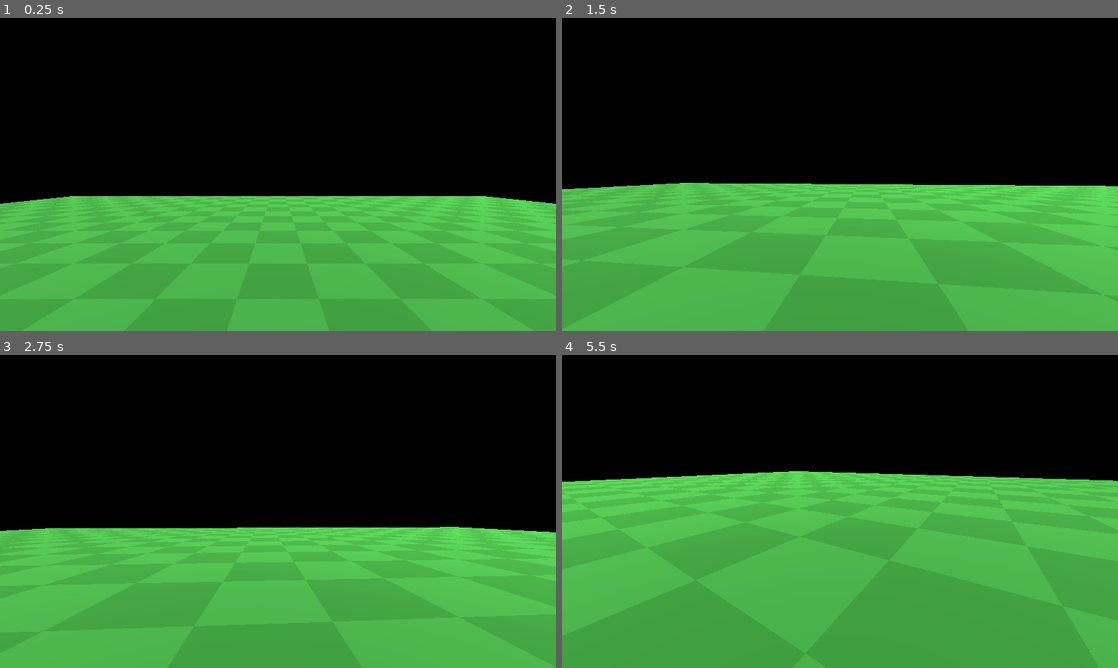
Above: before the commit, frames 1-4 (two rows, left to right).
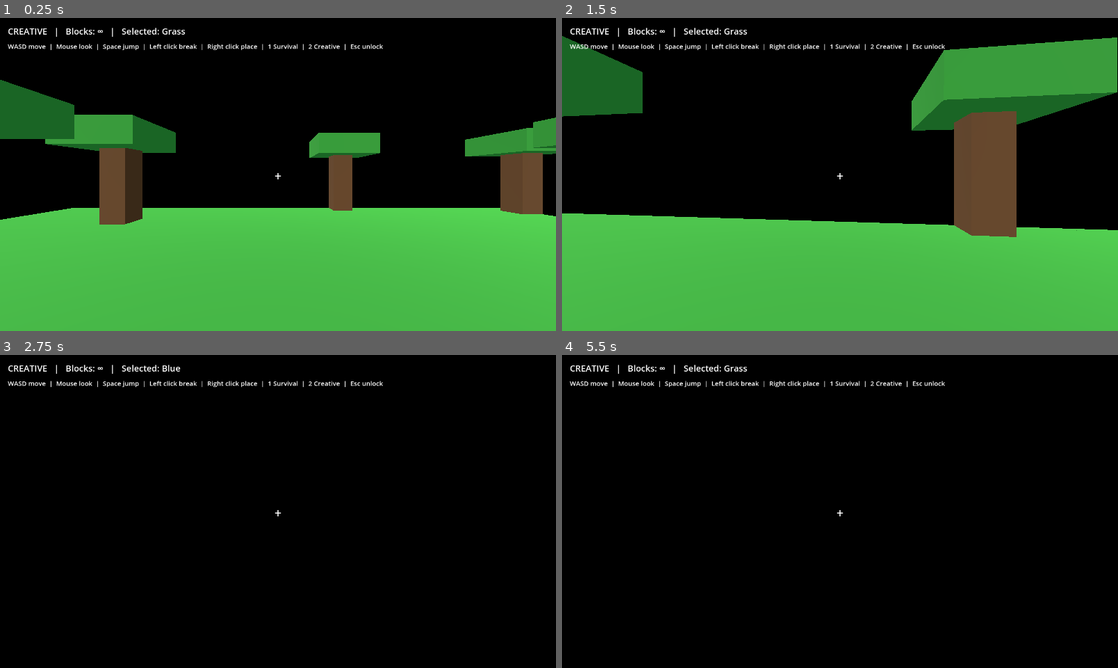
Above: after the commit, the same moments.

Repository: aliayoub5673-cyber/Minecraftgame
Game: Godot game, scene res://scenes/main.tscn
Two runs of this game, one before a commit and one after it. Both use one fixed random seed, a clock stepped at 60 frames per second and the inputs below.
Inputs (mouse positions are in pixels of both pictures, inside the frame that each line leads up to):
- Up to frame 1 (0.25 s): no input
- Up to frame 2 (1.5 s): tap Enter at 0.5 s; move the mouse to (867, 174) at 0.52 s; hold Up (ui_up) from 0.53 s (still down); tap 1 at 0.6 s; click (867, 174) at 0.67 s; tap Space at 0.77, 1.07 s; tap 2 at 0.8, 1.35 s; move the mouse to (812, 174) at 1.27 s; click (812, 174) at 1.42 s
- Up to frame 3 (2.75 s): keep holding Up (ui_up); tap Space at 1.52, 1.82 s; tap 3 at 1.55, 2.1 s; move the mouse to (289, 505) at 2.02 s; click (289, 505) at 2.17 s; tap 6 at 2.3 s
- Up to frame 4 (5.5 s): tap Space at 2.75, 3.02, 3.05, 3.32, 4.52, 4.82 s; move the mouse to (834, 517) at 2.77 s; tap 6 at 2.85 s; click (834, 517) at 2.92 s; move the mouse to (878, 514) at 3.52 s; hold Space 3.53-4.28 s; click (878, 514) at 3.67 s; tap 1 at 3.8, 4.35 s; tap Escape at 4.15 s; move the mouse to (673, 464) at 4.27 s; release Up (ui_up) at 4.28 s; hold Left (ui_left) 4.28-5.03 s; click (673, 464) at 4.42 s; tap 2 at 4.55, 5.1 s; move the mouse to (845, 511) at 5.02 s; hold Up (ui_up) from 5.03 s (still down); click (845, 511) at 5.17 s; tap 3 at 5.3 s

The runs differ from the first frame. In frame 1, 15% of the frame differs, in the area x 0-100%, y 3-81%; in frame 2, 26%; in frame 3, 45%; in frame 4, 62%, in the area x 0-100%, y 3-100%.

Commit message:
Start fresh: rebuild Minecraftgame as a clean voxel sandbox

Diff:
--- a/scenes/main.tscn
+++ b/scenes/main.tscn
@@ -1,6 +1,6 @@
 [gd_scene load_steps=2 format=3]
 
-[ext_resource type="Script" path="res://scripts/world.gd" id="1"]
+[ext_resource type="Script" path="res://scripts/game.gd" id="1"]
 
-[node name="World" type="Node3D"]
+[node name="Game" type="Node3D"]
 script = ExtResource("1")
--- /dev/null
+++ b/scripts/game.gd
@@ -0,0 +1,195 @@
+extends Node3D
+
+const RADIUS := 12
+const REACH := 8.0
+var blocks: Dictionary = {}
+var block_meshes: Dictionary = {}
+var selected_type := 0
+var creative := true
+var inventory := 24
+var camera: Camera3D
+var player: CharacterBody3D
+var hud: Label
+var info: Label
+var block_materials: Array[Material] = []
+
+func _ready() -> void:
+    _make_materials()
+    _make_world()
+    _make_player()
+    _make_hud()
+    Input.mouse_mode = Input.MOUSE_MODE_CAPTURED
+
+func _make_materials() -> void:
+    for c in [Color(0.22,0.62,0.20), Color(0.42,0.27,0.14), Color(0.48,0.49,0.52), Color(0.18,0.38,0.72)]:
+        var m := StandardMaterial3D.new()
+        m.albedo_color = c
+        block_materials.append(m)
+
+func _make_world() -> void:
+    var sun := DirectionalLight3D.new()
+    sun.rotation_degrees = Vector3(-55,-35,0)
+    sun.light_energy = 1.15
+    add_child(sun)
+    var env := WorldEnvironment.new()
+    var e := Environment.new()
+    e.background_mode = Environment.BG_SKY
+    e.sky = Sky.new()
+    e.ambient_light_source = Environment.AMBIENT_SOURCE_COLOR
+    e.ambient_light_color = Color(0.62,0.72,0.86)
+    e.ambient_light_energy = 0.8
+    env.environment = e
+    add_child(env)
+    for x in range(-RADIUS,RADIUS+1):
+        for z in range(-RADIUS,RADIUS+1):
+            var h := 0
+            _add_block(Vector3i(x,h,z),0)
+            if (x * 7 + z * 11) % 37 == 0 and abs(x) > 2 and abs(z) > 2:
+                for y in range(1,4):
+                    _add_block(Vector3i(x,y,z),1)
+                for dx in range(-1,2):
+                    for dz in range(-1,2):
+                        _add_block(Vector3i(x+dx,4,z+dz),0)
+
+func _add_block(cell: Vector3i, kind: int) -> void:
+    if blocks.has(cell):
+        return
+    blocks[cell] = kind
+    var body := StaticBody3D.new()
+    body.position = Vector3(cell) + Vector3(0.5,0.5,0.5)
+    var mesh := MeshInstance3D.new()
+    var cube := BoxMesh.new()
+    cube.size = Vector3.ONE
+    mesh.mesh = cube
+    mesh.material_override = block_materials[kind]
+    body.add_child(mesh)
+    var collision := CollisionShape3D.new()
+    var shape := BoxShape3D.new()
+    shape.size = Vector3.ONE
+    collision.shape = shape
+    body.add_child(collision)
+    add_child(body)
+    block_meshes[cell] = body
+
+func _remove_block(cell: Vector3i) -> void:
+    if not blocks.has(cell):
+        return
+    block_meshes[cell].queue_free()
+    block_meshes.erase(cell)
+    blocks.erase(cell)
+
+func _make_player() -> void:
+    player = CharacterBody3D.new()
+    player.position = Vector3(0,3,0)
+    var collision := CollisionShape3D.new()
+    var capsule := CapsuleShape3D.new()
+    capsule.radius = 0.35
+    capsule.height = 1.8
+    collision.shape = capsule
+    player.add_child(collision)
+    camera = Camera3D.new()
+    camera.position = Vector3(0,0.62,0)
+    camera.current = true
+    player.add_child(camera)
+    add_child(player)
+
+func _make_hud() -> void:
+    var layer := CanvasLayer.new()
+    add_child(layer)
+    hud = Label.new()
+    hud.position = Vector2(18,16)
+    hud.add_theme_font_size_override("font_size",20)
+    layer.add_child(hud)
+    info = Label.new()
+    info.position = Vector2(18,54)
+    info.add_theme_font_size_override("font_size",15)
+    info.text = "WASD move  |  Mouse look  |  Space jump  |  Left click break  |  Right click place  |  1 Survival  |  2 Creative  |  Esc unlock"
+    layer.add_child(info)
+    var cross := Label.new()
+    cross.text = "+"
+    cross.set_anchors_and_offsets_preset(Control.PRESET_CENTER)
+    cross.position = Vector2(-8,-16)
+    cross.add_theme_font_size_override("font_size",28)
+    layer.add_child(cross)
+    _update_hud()
+
+func _update_hud() -> void:
+    hud.text = ("CREATIVE" if creative else "SURVIVAL") + "   |   Blocks: " + ("∞" if creative else str(inventory)) + "   |   Selected: " + ["Grass","Dirt","Stone","Blue"][selected_type]
+
+func _unhandled_input(event: InputEvent) -> void:
+    if event is InputEventKey and event.pressed and not event.echo:
+        if event.keycode == KEY_ESCAPE:
+            Input.mouse_mode = Input.MOUSE_MODE_VISIBLE
+        elif event.keycode == KEY_1:
+            creative = false
+            _update_hud()
+        elif event.keycode == KEY_2:
+            creative = true
+            _update_hud()
+        elif event.keycode >= KEY_3 and event.keycode <= KEY_6:
+            selected_type = event.keycode - KEY_3
+            _update_hud()
+    if event is InputEventMouseButton and event.pressed:
+        if Input.mouse_mode != Input.MOUSE_MODE_CAPTURED:
+            Input.mouse_mode = Input.MOUSE_MODE_CAPTURED
+        elif event.button_index == MOUSE_BUTTON_LEFT:
+            _break_target()
+        elif event.button_index == MOUSE_BUTTON_RIGHT:
+            _place_target()
+    if event is InputEventMouseMotion and Input.mouse_mode == Input.MOUSE_MODE_CAPTURED:
+        player.rotate_y(-event.relative.x * 0.002)
+        camera.rotate_x(-event.relative.y * 0.002)
+        camera.rotation.x = clamp(camera.rotation.x,-1.5,1.5)
+
+func _target() -> Dictionary:
+    var from := camera.global_position
+    var to := from + (-camera.global_transform.basis.z * REACH)
+    var query := PhysicsRayQueryParameters3D.create(from,to)
+    query.exclude = [player.get_rid()]
+    return get_world_3d().direct_space_state.intersect_ray(query)
+
+func _break_target() -> void:
+    var hit := _target()
+    if hit.is_empty():
+        return
+    var cell := Vector3i(floor(hit.position - hit.normal * 0.01))
+    if blocks.has(cell):
+        _remove_block(cell)
+        if not creative:
+            inventory += 1
+            _update_hud()
+
+func _place_target() -> void:
+    if not creative and inventory <= 0:
+        return
+    var hit := _target()
+    if hit.is_empty():
+        return
+    var cell := Vector3i(floor(hit.position + hit.normal * 0.51))
+    if blocks.has(cell):
+        return
+    var player_cell := Vector3i(floor(player.global_position))
+    if cell == player_cell or cell == player_cell + Vector3i.UP:
+        return
+    _add_block(cell,selected_type)
+    if not creative:
+        inventory -= 1
+        _update_hud()
+
+func _physics_process(delta: float) -> void:
+    if not player.is_on_floor():
+        player.velocity.y -= 20.0 * delta
+    if Input.is_key_pressed(KEY_SPACE) and player.is_on_floor():
+        player.velocity.y = 7.0
+    var v := Vector2.ZERO
+    v.x = Input.get_action_strength("ui_right") - Input.get_action_strength("ui_left")
+    v.y = Input.get_action_strength("ui_up") - Input.get_action_strength("ui_down")
+    if Input.is_key_pressed(KEY_W): v.y = 1.0
+    if Input.is_key_pressed(KEY_S): v.y = -1.0
+    if Input.is_key_pressed(KEY_A): v.x = -1.0
+    if Input.is_key_pressed(KEY_D): v.x = 1.0
+    v = v.normalized()
+    var dir := player.transform.basis * Vector3(v.x,0,-v.y)
+    player.velocity.x = dir.x * 6.0
+    player.velocity.z = dir.z * 6.0
+    player.move_and_slide()
--- a/scripts/player.gd
+++ /dev/null
@@ -1,48 +0,0 @@
-extends CharacterBody3D
-
-const SPEED := 7.0
-const JUMP_VELOCITY := 5.5
-const MOUSE_SENSITIVITY := 0.002
-var gravity: float = 18.0
-var camera: Camera3D
-var pitch := 0.0
-
-func _ready() -> void:
-    var shape := CollisionShape3D.new()
-    var capsule := CapsuleShape3D.new()
-    capsule.radius = 0.45
-    capsule.height = 1.8
-    shape.shape = capsule
-    add_child(shape)
-    camera = Camera3D.new()
-    camera.position = Vector3(0, 0.65, 0)
-    camera.current = true
-    add_child(camera)
-    Input.mouse_mode = Input.MOUSE_MODE_CAPTURED
-
-func _unhandled_input(event: InputEvent) -> void:
-    if event is InputEventMouseMotion and Input.mouse_mode == Input.MOUSE_MODE_CAPTURED:
-        rotate_y(-event.relative.x * MOUSE_SENSITIVITY)
-        pitch = clamp(pitch - event.relative.y * MOUSE_SENSITIVITY, -1.45, 1.45)
-        camera.rotation.x = pitch
-    if event is InputEventKey and event.pressed and event.keycode == KEY_ESCAPE:
-        Input.mouse_mode = Input.MOUSE_MODE_VISIBLE
-    if event is InputEventMouseButton and event.pressed:
-        Input.mouse_mode = Input.MOUSE_MODE_CAPTURED
-
-func _physics_process(delta: float) -> void:
-    if not is_on_floor():
-        velocity.y -= gravity * delta
-    if Input.is_key_pressed(KEY_SPACE) and is_on_floor():
-        velocity.y = JUMP_VELOCITY
-
-    var input_dir := Vector2.ZERO
-    if Input.is_key_pressed(KEY_A): input_dir.x -= 1.0
-    if Input.is_key_pressed(KEY_D): input_dir.x += 1.0
-    if Input.is_key_pressed(KEY_W): input_dir.y += 1.0
-    if Input.is_key_pressed(KEY_S): input_dir.y -= 1.0
-    input_dir = input_dir.normalized()
-    var direction := (transform.basis * Vector3(input_dir.x, 0, -input_dir.y)).normalized()
-    velocity.x = direction.x * SPEED
-    velocity.z = direction.z * SPEED
-    move_and_slide()
--- a/scripts/world.gd
+++ /dev/null
@@ -1,51 +0,0 @@
-extends Node3D
-
-const PlayerScript = preload("res://scripts/player.gd")
-const BLOCK_SIZE := 2.0
-const WORLD_RADIUS := 14
-
-func _ready() -> void:
-    _make_lighting()
-    _make_ground()
-    _make_player()
-
-func _make_lighting() -> void:
-    var sun := DirectionalLight3D.new()
-    sun.rotation_degrees = Vector3(-55, -35, 0)
-    sun.light_energy = 1.2
-    add_child(sun)
-    var env := WorldEnvironment.new()
-    var environment := Environment.new()
-    environment.background_mode = Environment.BG_SKY
-    environment.sky = Sky.new()
-    environment.ambient_light_source = Environment.AMBIENT_SOURCE_COLOR
-    environment.ambient_light_color = Color(0.55, 0.65, 0.8)
-    environment.ambient_light_energy = 0.7
-    env.environment = environment
-    add_child(env)
-
-func _make_ground() -> void:
-    for x in range(-WORLD_RADIUS, WORLD_RADIUS + 1):
-        for z in range(-WORLD_RADIUS, WORLD_RADIUS + 1):
-            var block := StaticBody3D.new()
-            block.position = Vector3(x * BLOCK_SIZE, -1.0, z * BLOCK_SIZE)
-            var mesh := MeshInstance3D.new()
-            var box := BoxMesh.new()
-            box.size = Vector3(BLOCK_SIZE, BLOCK_SIZE, BLOCK_SIZE)
-            mesh.mesh = box
-            var material := StandardMaterial3D.new()
-            material.albedo_color = Color(0.24, 0.62, 0.22) if (x + z) % 2 == 0 else Color(0.20, 0.55, 0.18)
-            mesh.material_override = material
-            block.add_child(mesh)
-            var collision := CollisionShape3D.new()
-            var shape := BoxShape3D.new()
-            shape.size = box.size
-            collision.shape = shape
-            block.add_child(collision)
-            add_child(block)
-
-func _make_player() -> void:
-    var player := CharacterBody3D.new()
-    player.set_script(PlayerScript)
-    player.position = Vector3(0, 3, 0)
-    add_child(player)
Not shown, changed: export_presets.cfg
